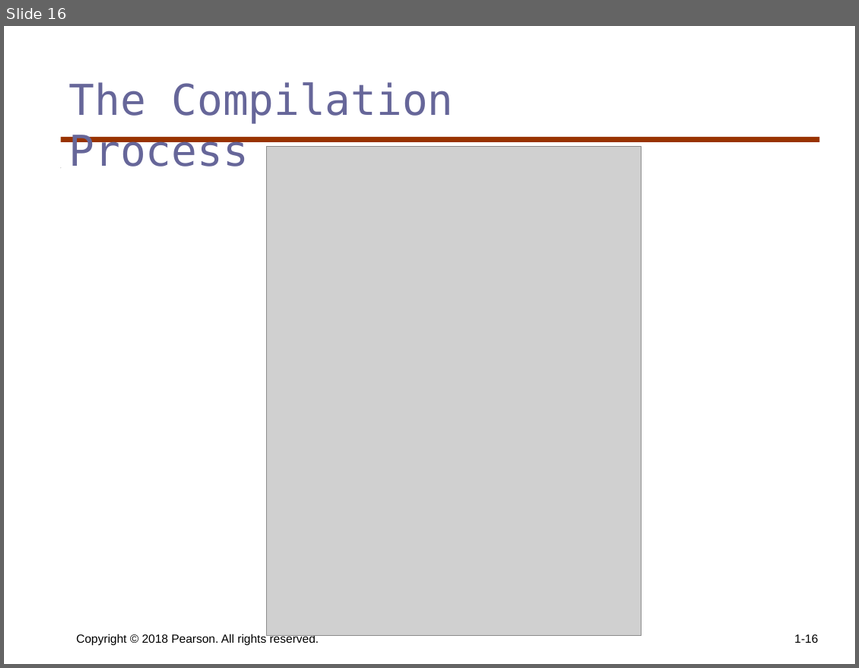
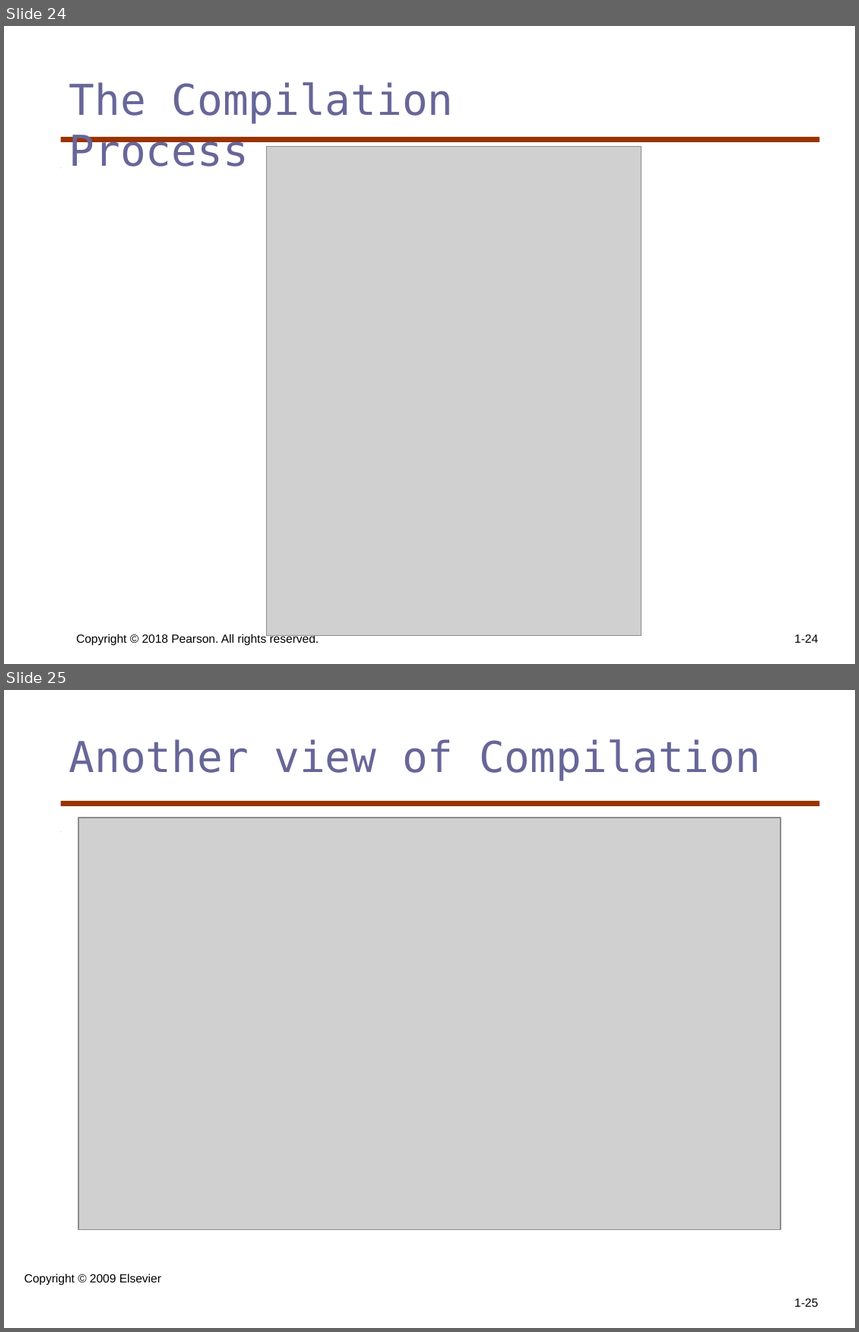
Before and after one commit to KurmasGVSU/KurmasGVSU.github.io, a slide deck: Teaching/Courses/W23/CIS343/LectureNotes/cis343_ch1pt2.pptx. Shown one above the other, each under a label of ours: slide 16 before the commit, slides 24 and 25 after it. The pictures are 859x668 and 859x1332 pixels, drawn with LibreOffice and Linux fonts; fonts in the diff are those of the drawing; grey boxes stand for pictures. Boxes give left, top, right and bottom in pixels: in the first picture for what was removed or moved away, otherwise in the second. Text is boxed around its words. In the diff, an @@ line names an element or a change of style, - is before the commit and + after.

```diff
--- a/Teaching/Courses/W23/CIS343/LectureNotes/cis343_ch1pt2.pptx
+++ b/Teaching/Courses/W23/CIS343/LectureNotes/cis343_ch1pt2.pptx
@@ slide 25 added at (x1=4, y1=690, x2=855, y2=1328), background #FFFFFF; not listed: 2 template elements that a slide beside it also shows @@
@@ title added at (x1=69, y1=739, x2=761, y2=780), 36 pt, text #666699 @@
+Another view of Compilation
@@ picture added at (x1=79, y1=818, x2=781, y2=1230) @@
@@ text added at (x1=25, y1=1274, x2=161, y2=1286), 10 pt, text #000000 @@
+Copyright © 2009 Elsevier
@@ page number added at (x1=794, y1=1299, x2=818, y2=1307), 10 pt, text #000000 @@
+1-25
@@ what was slide 16 is now slide 24 @@
@@ page number at (x1=794, y1=635, x2=818, y2=643): text changed @@
-1-16
+1-24
```
Also in this commit, not shown: 2 slides changed, 6 other slides added, 12 other files.
